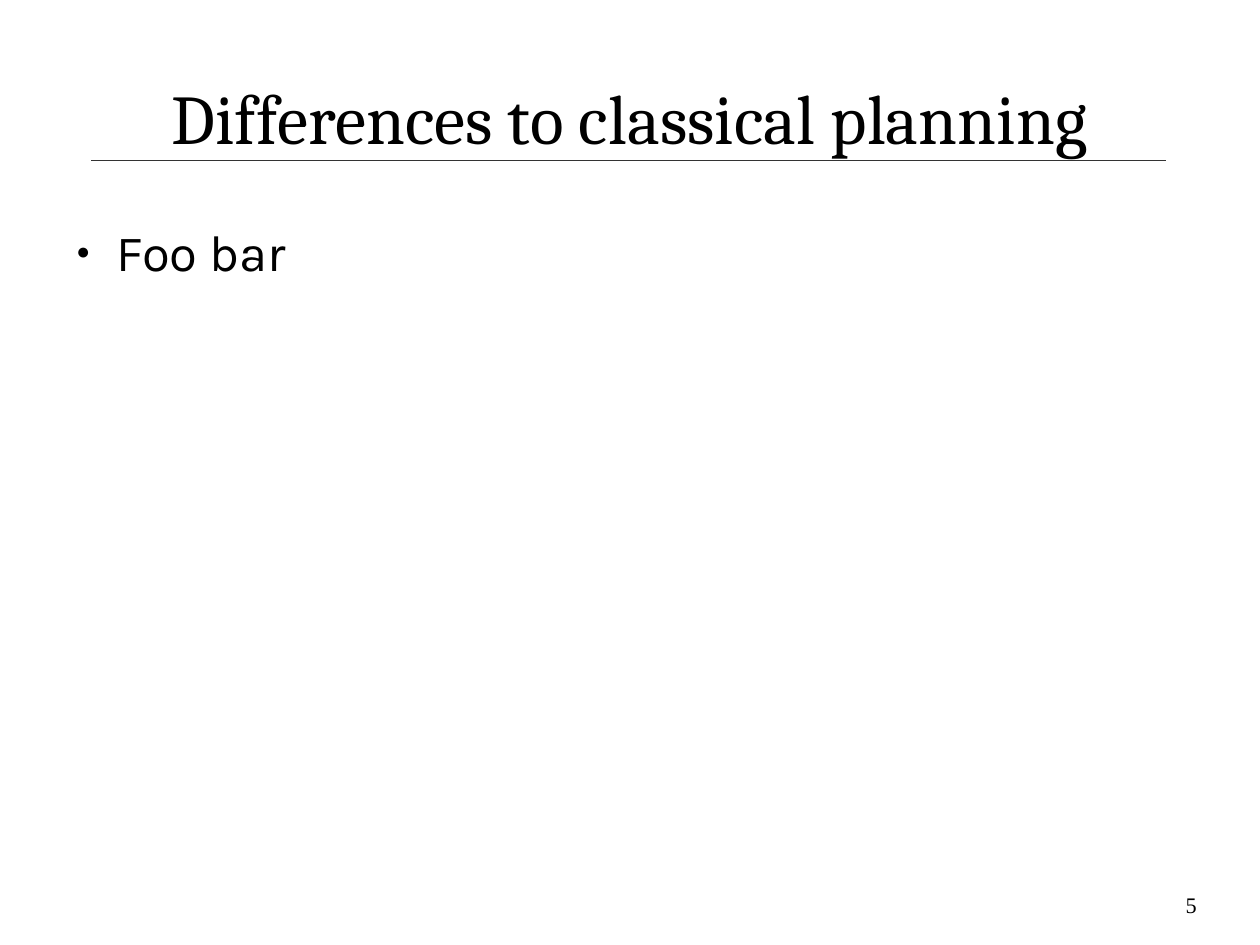
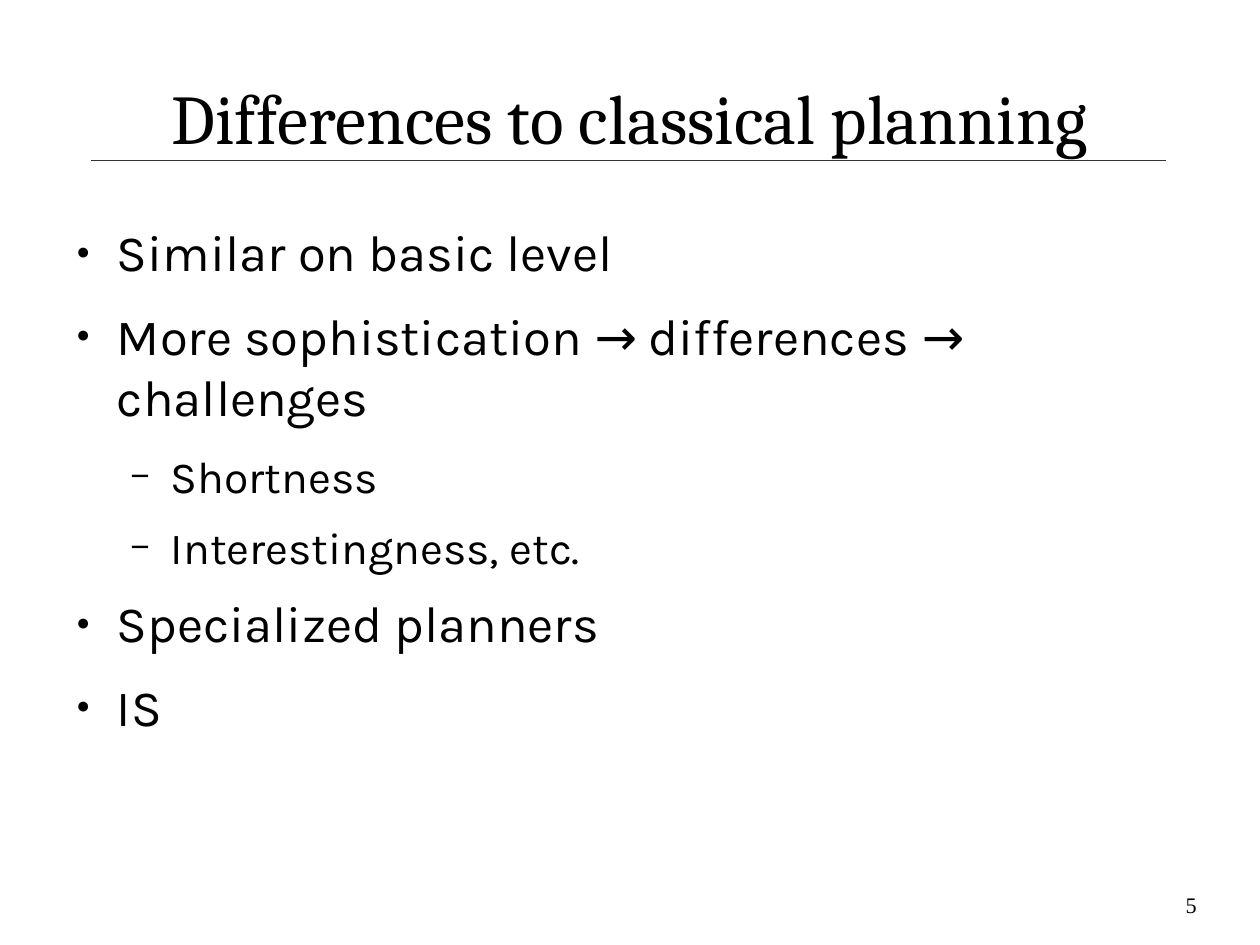
Before and after one commit to IllDepence/ai_seminar, a slide deck: slide 5 of praes/praes.odp. Drawn at 1260x945 pixels with LibreOffice and Linux fonts; fonts in the diff are those of the drawing. Boxes give left, top, right and bottom in pixels: in the first picture for what was removed or moved away, otherwise in the second. Text is boxed around its words. In the diff, an @@ line names an element or a change of style, - is before the commit and + after.

Commit message:
basic bullet points

```diff
--- a/praes/praes.odp
+++ b/praes/praes.odp
@@ text at (x1=117, y1=236, x2=909, y2=727): text changed @@
-● Foo bar
+● Similar on basic level
+● More sophistication → differences → challenges
+  − Shortness
+  − Interestingness, etc.
+● Specialized planners
+● IS
```
Also in this commit, not shown: 4 other slides changed, 1 other file.
